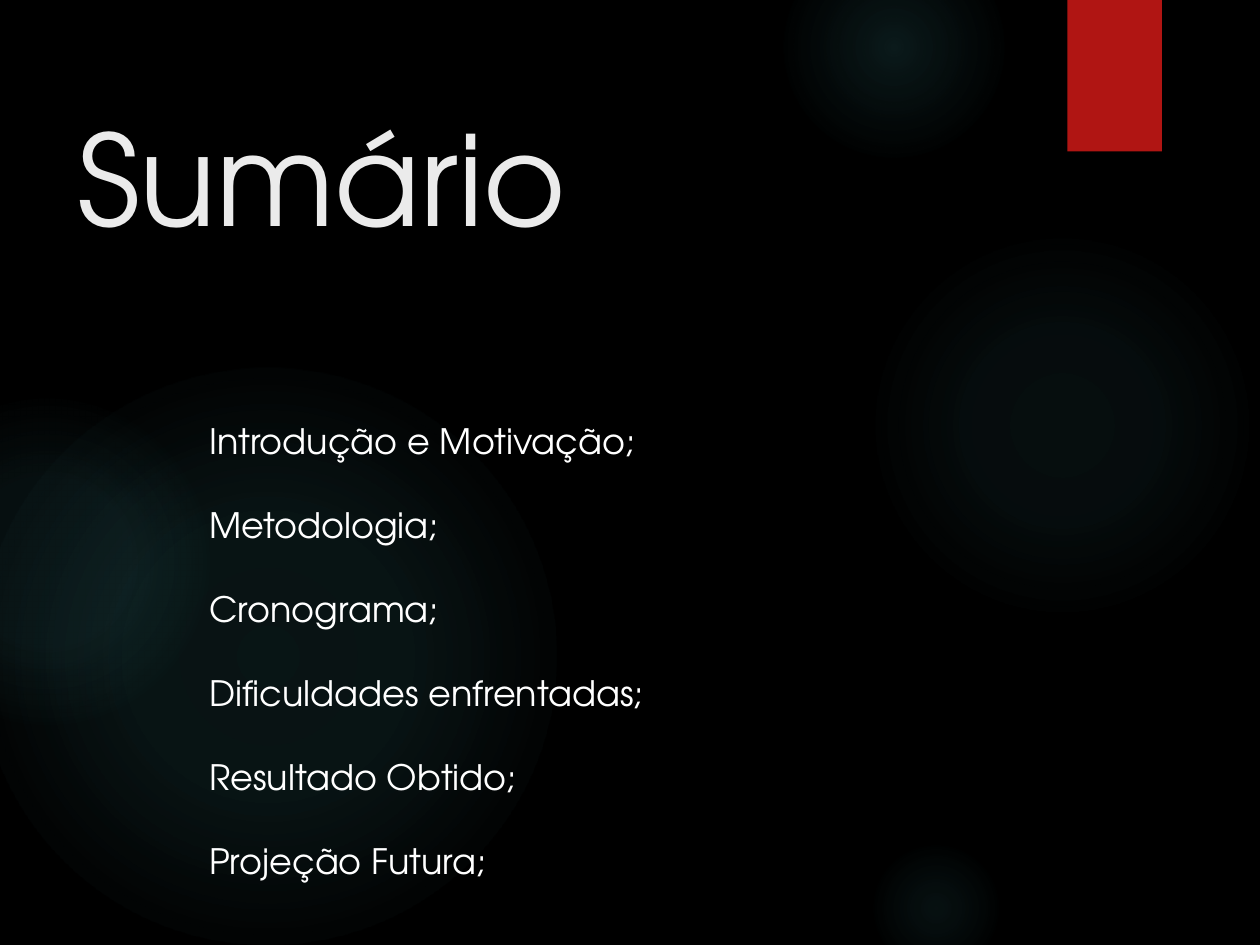
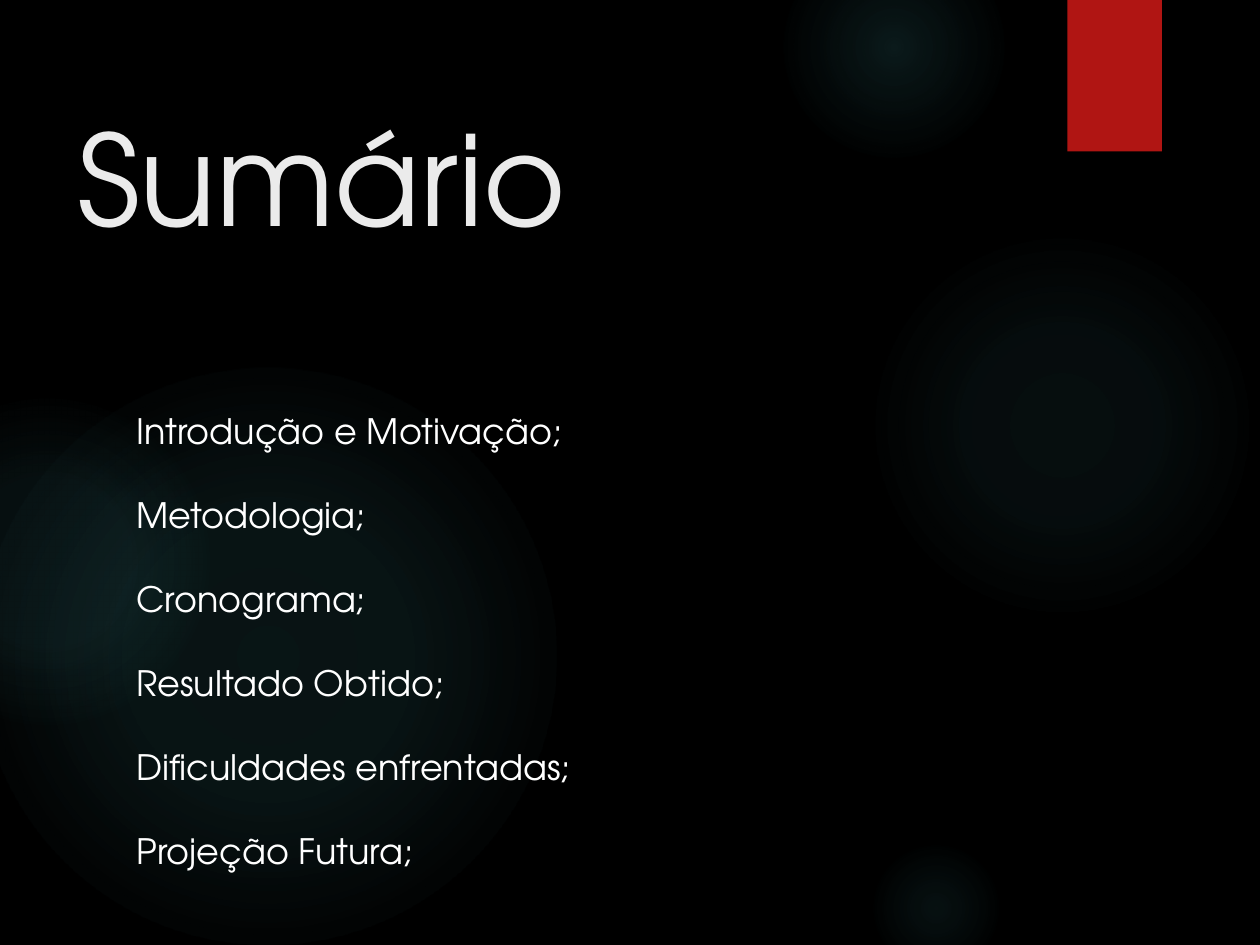
Before and after one commit to rafa7lima/SistemaVoo2.0, a slide deck: slide 2 of Apresentação/Apresentação Grupo 7_MOD.pptx. Drawn at 1260x945 pixels with LibreOffice and Linux fonts; fonts in the diff are those of the drawing; background and template pictures are left out. Boxes give left, top, right and bottom in pixels: in the first picture for what was removed or moved away, otherwise in the second. Text is boxed around its words. In the diff, an @@ line names an element or a change of style, - is before the commit and + after.

```diff
--- a/Apresentação/Apresentação Grupo 7_MOD.pptx
+++ b/Apresentação/Apresentação Grupo 7_MOD.pptx
@@ text "Introdução e Motivação;": place and size @@
-text "Introdução e Motivação;" at [209, 428, 643, 883]
+text "Introdução e Motivação;" at [136, 418, 570, 873]
@@ text at [136, 669, 444, 699]: paragraph added @@
+Resultado Obtido;
@@ text at [209, 763, 517, 793]: paragraph removed @@
-Resultado Obtido;
```
Also in this commit, not shown: 4 other slides changed, 5 slides added.
